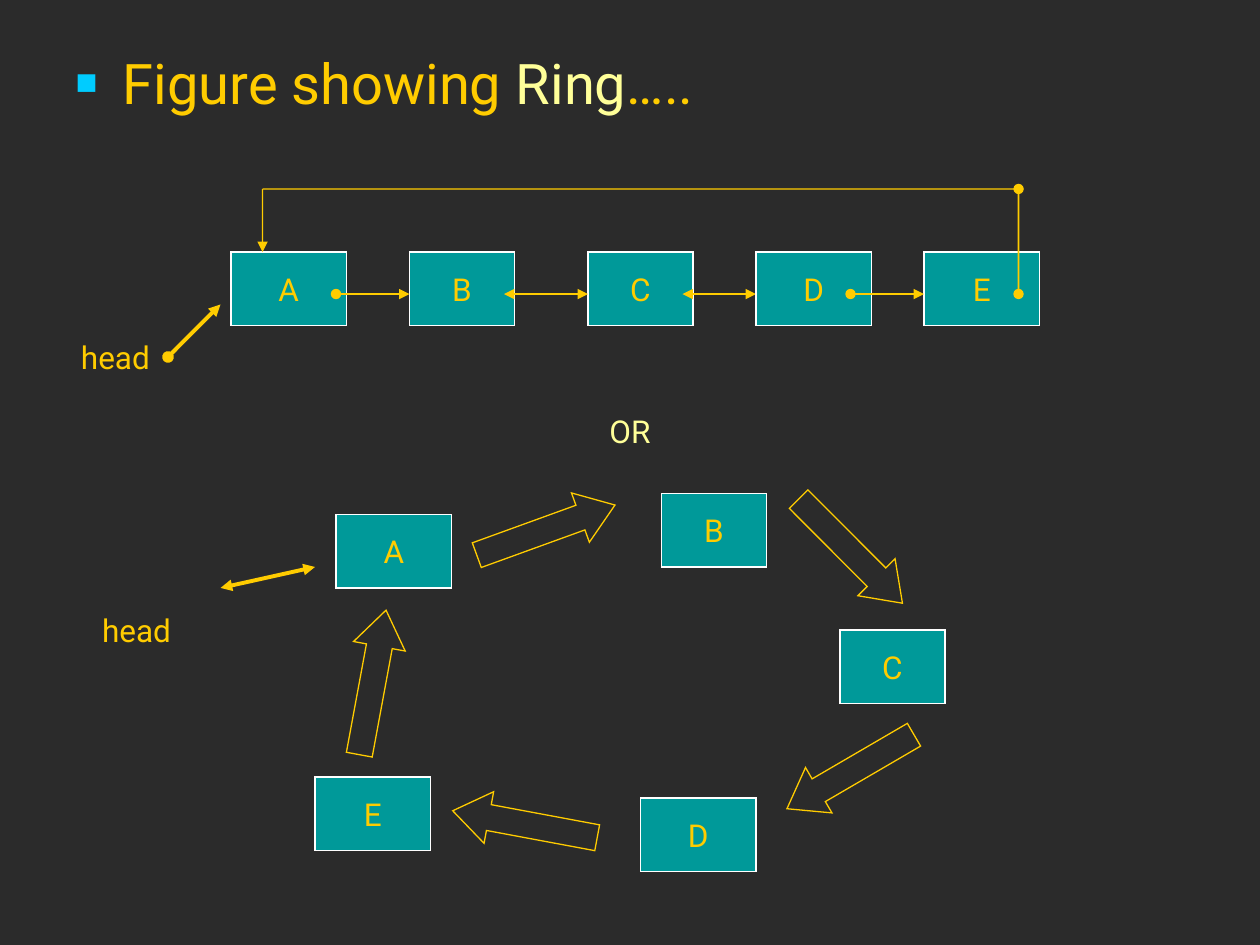
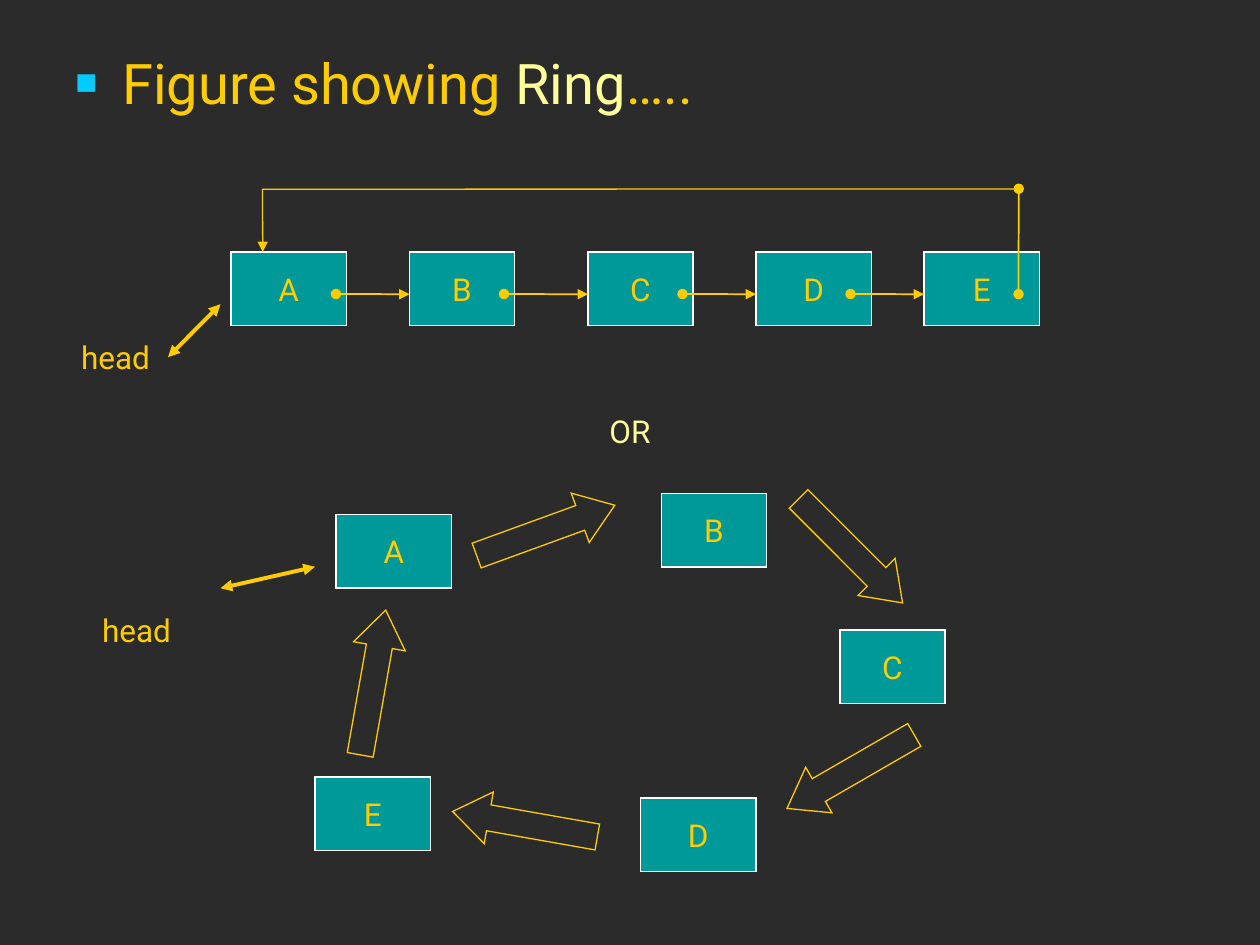
Before and after one commit to aetooc/Data-Structures, a slide deck: slide 7 of Resources/Lecture 4.ppt. Drawn at 1260x945 pixels with LibreOffice and Linux fonts; fonts in the diff are those of the drawing; background and template pictures are left out; a plain dark background stands for a picture behind light text. Boxes give left, top, right and bottom in pixels: in the first picture for what was removed or moved away, otherwise in the second. Text is boxed around its words. In the diff, an @@ line names an element or a change of style, - is before the commit and + after.

```diff
--- a/Resources/Lecture 4.ppt
+++ b/Resources/Lecture 4.ppt
@@ text "Figure showing Ring….." at box(122, 62, 693, 116): indent changed @@
@@ double arrow (504, 294) - (588, 295): arrowheads changed @@
@@ double arrow (683, 294) - (756, 295): arrowheads changed @@
@@ double arrow (168, 357) - (220, 304): arrowheads changed @@
@@ right arrow at box(335, 606, 412, 760): proportions changed @@
```
Also in this commit, not shown: 9 other slides changed, 2 other files.
